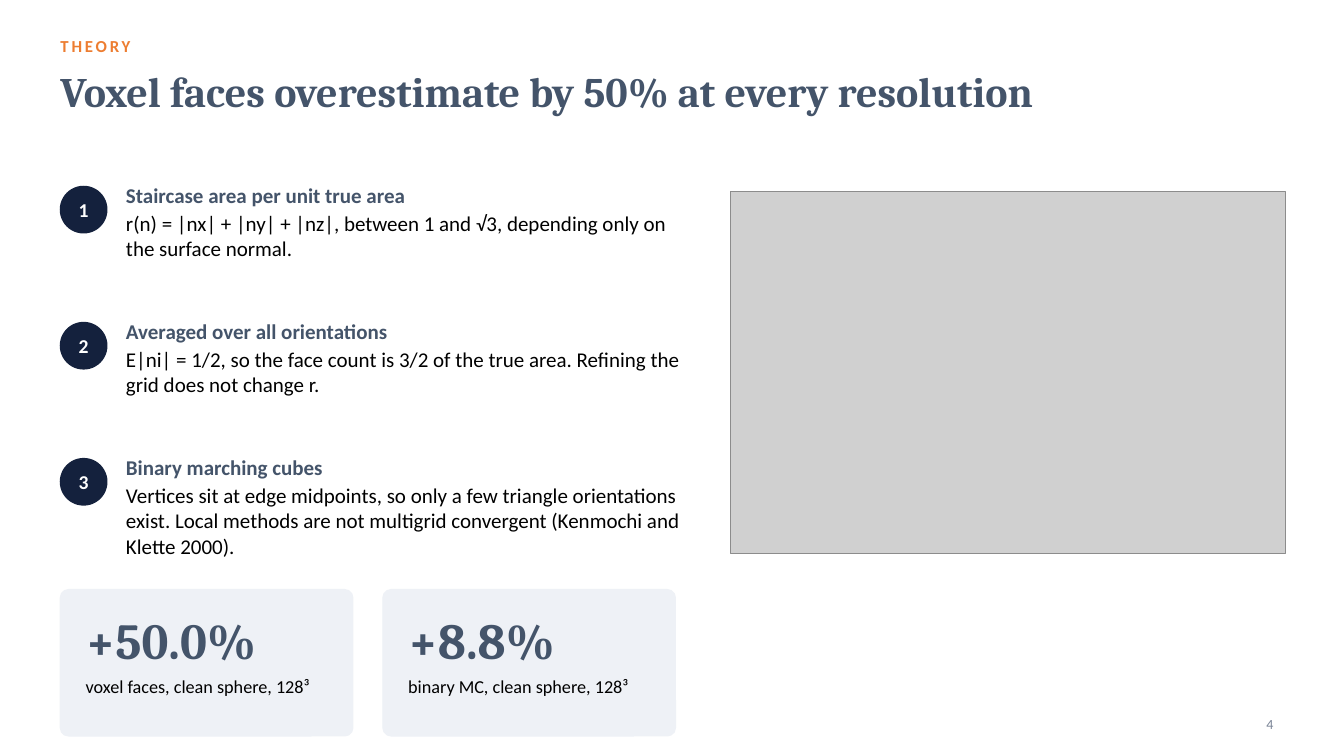
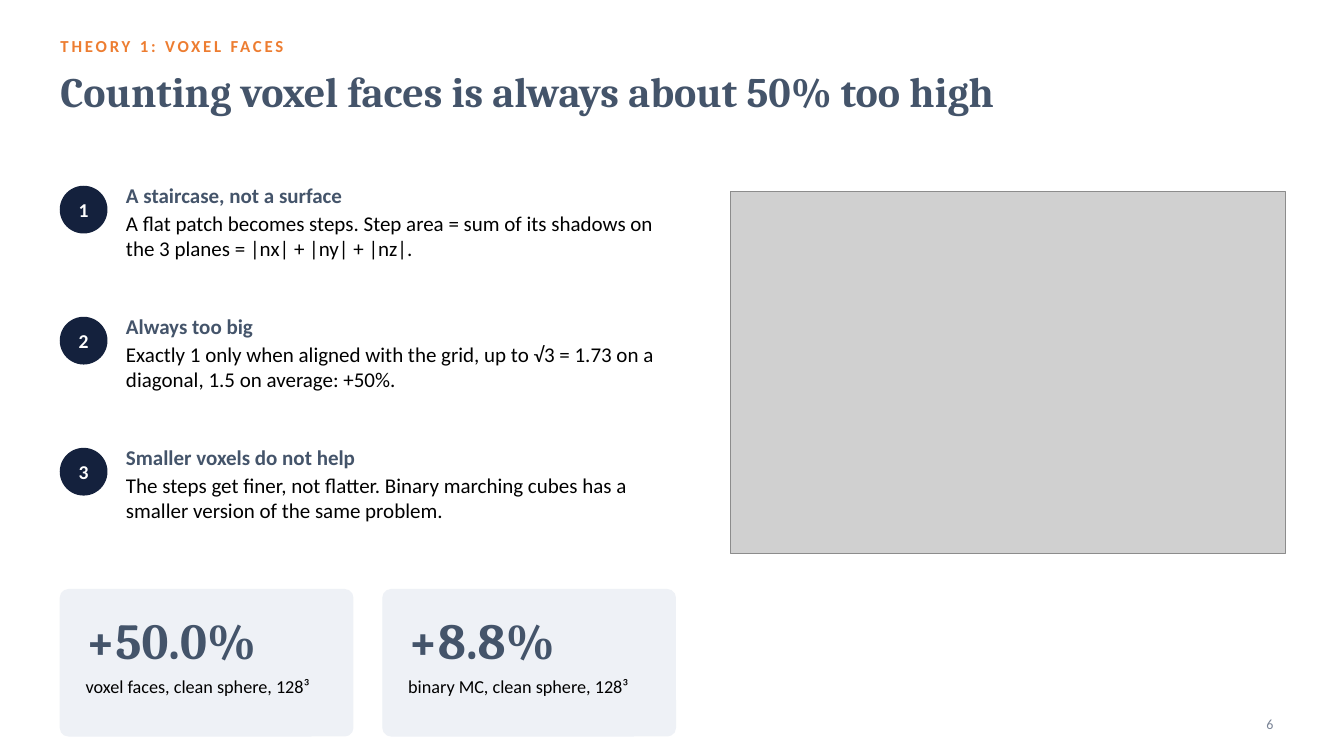
Before and after one commit to manasj756/AI-Based-3D-Surface-Area-Estimation, a slide deck: slide 6 of slides/Project51_ManasJain.pptx (slide 4 before the commit). Drawn at 1344x756 pixels with LibreOffice and Linux fonts; fonts in the diff are those of the drawing; grey boxes stand for pictures. Boxes give left, top, right and bottom in pixels: in the first picture for what was removed or moved away, otherwise in the second. Text is boxed around its words. In the diff, an @@ line names an element or a change of style, - is before the commit and + after.

```diff
--- a/slides/Project51_ManasJain.pptx
+++ b/slides/Project51_ManasJain.pptx
@@ text at (x1=140, y1=41, x2=148, y2=52): text changed @@
-THEORY
+THEORY 1: VOXEL FACES
@@ title at (x1=60, y1=77, x2=993, y2=116): text changed @@
-Voxel faces overestimate by 50% at every resolution
+Counting voxel faces is always about 50% too high
@@ text at (x1=126, y1=188, x2=652, y2=260): text changed @@
-Staircase area per unit true area
-r(n) = |nx| + |ny| + |nz|, between 1 and √3, depending only on the surface normal.
+A staircase, not a surface
+A flat patch becomes steps. Step area = sum of its shadows on the 3 planes = |nx| + |ny| + |nz|.
@@ text "2" moved from (x1=79, y1=340, x2=89, y2=353) to (x1=79, y1=335, x2=89, y2=348) @@
@@ ellipse moved from (x1=60, y1=323, x2=107, y2=369) to (x1=60, y1=318, x2=107, y2=364) @@
@@ text at (x1=126, y1=319, x2=653, y2=391): text changed @@
-Averaged over all orientations
-E|ni| = 1/2, so the face count is 3/2 of the true area. Refining the grid does not change r.
+Always too big
+Exactly 1 only when aligned with the grid, up to √3 = 1.73 on a diagonal, 1.5 on average: +50%.
@@ text "3" moved from (x1=79, y1=476, x2=89, y2=489) to (x1=79, y1=466, x2=89, y2=479) @@
@@ ellipse moved from (x1=60, y1=459, x2=107, y2=505) to (x1=60, y1=449, x2=107, y2=495) @@
@@ text at (x1=126, y1=450, x2=626, y2=522): text changed @@
-Binary marching cubes
-Vertices sit at edge midpoints, so only a few triangle orientations exist. Local methods are not multigrid convergent (Kenmochi and Klette 2000).
+Smaller voxels do not help
+The steps get finer, not flatter. Binary marching cubes has a smaller version of the same problem.
@@ page number at (x1=1266, y1=719, x2=1273, y2=729): text changed @@
-4
+6
```
Also in this commit, not shown: 12 other slides changed, 7 slides added, 3 slides removed, 14 other files.
